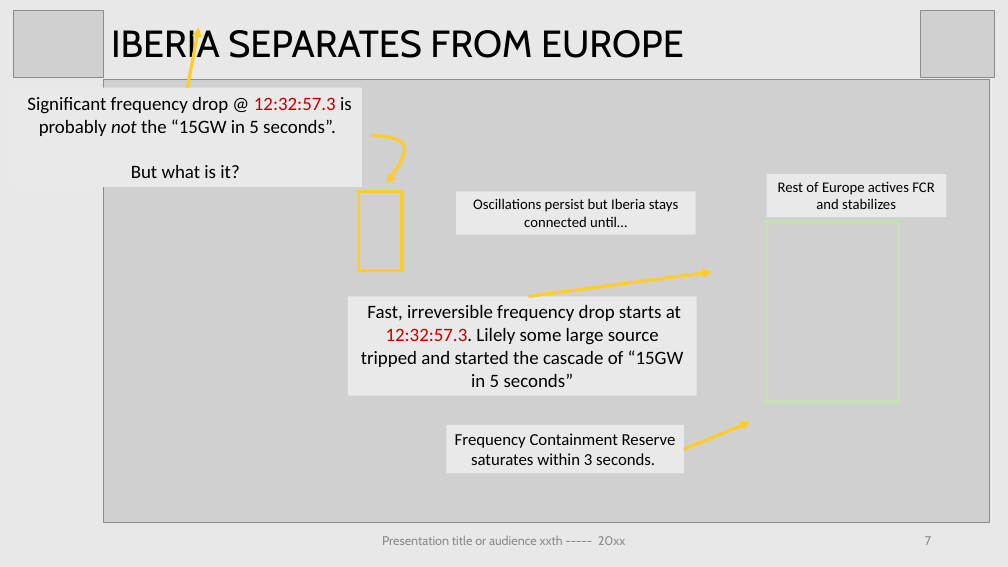
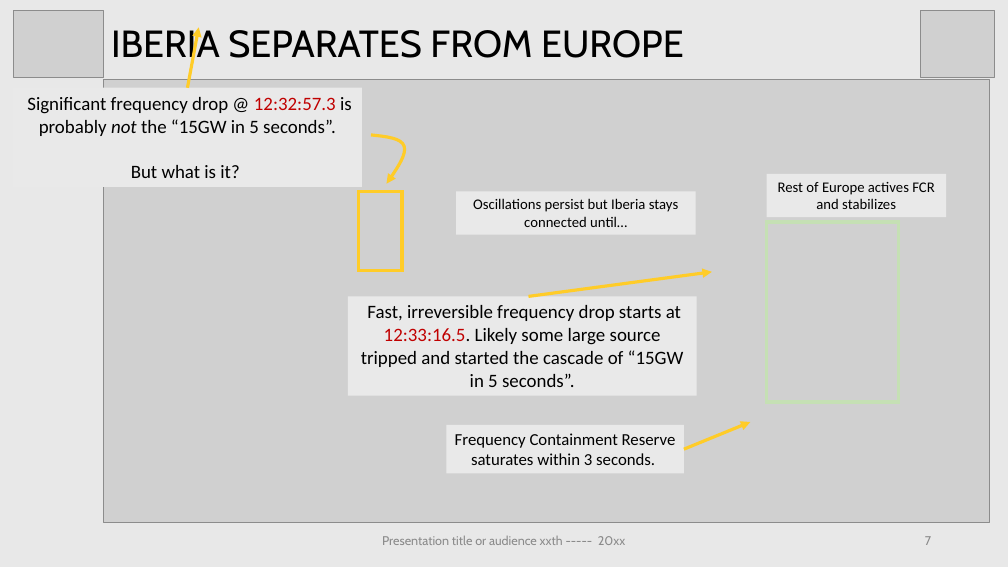
Before and after one commit to brmurray/apagon_april28, a slide deck: slide 7 of reports/Apragon_April28.pptx. Drawn at 1008x567 pixels with LibreOffice and Linux fonts; fonts in the diff are those of the drawing; grey boxes stand for pictures. Boxes give left, top, right and bottom in pixels: in the first picture for what was removed or moved away, otherwise in the second. Text is boxed around its words. In the diff, an @@ line names an element or a change of style, - is before the commit and + after.

```diff
--- a/reports/Apragon_April28.pptx
+++ b/reports/Apragon_April28.pptx
@@ text in rectangle at box(361, 305, 684, 387): text changed @@
-Fast, irreversible frequency drop starts at 12:32:57.3. Lilely some large source tripped and started the cascade of “15GW in 5 seconds”
+Fast, irreversible frequency drop starts at 12:33:16.5. Likely some large source tripped and started the cascade of “15GW in 5 seconds”.
```
Also in this commit, not shown: 3 other files.
